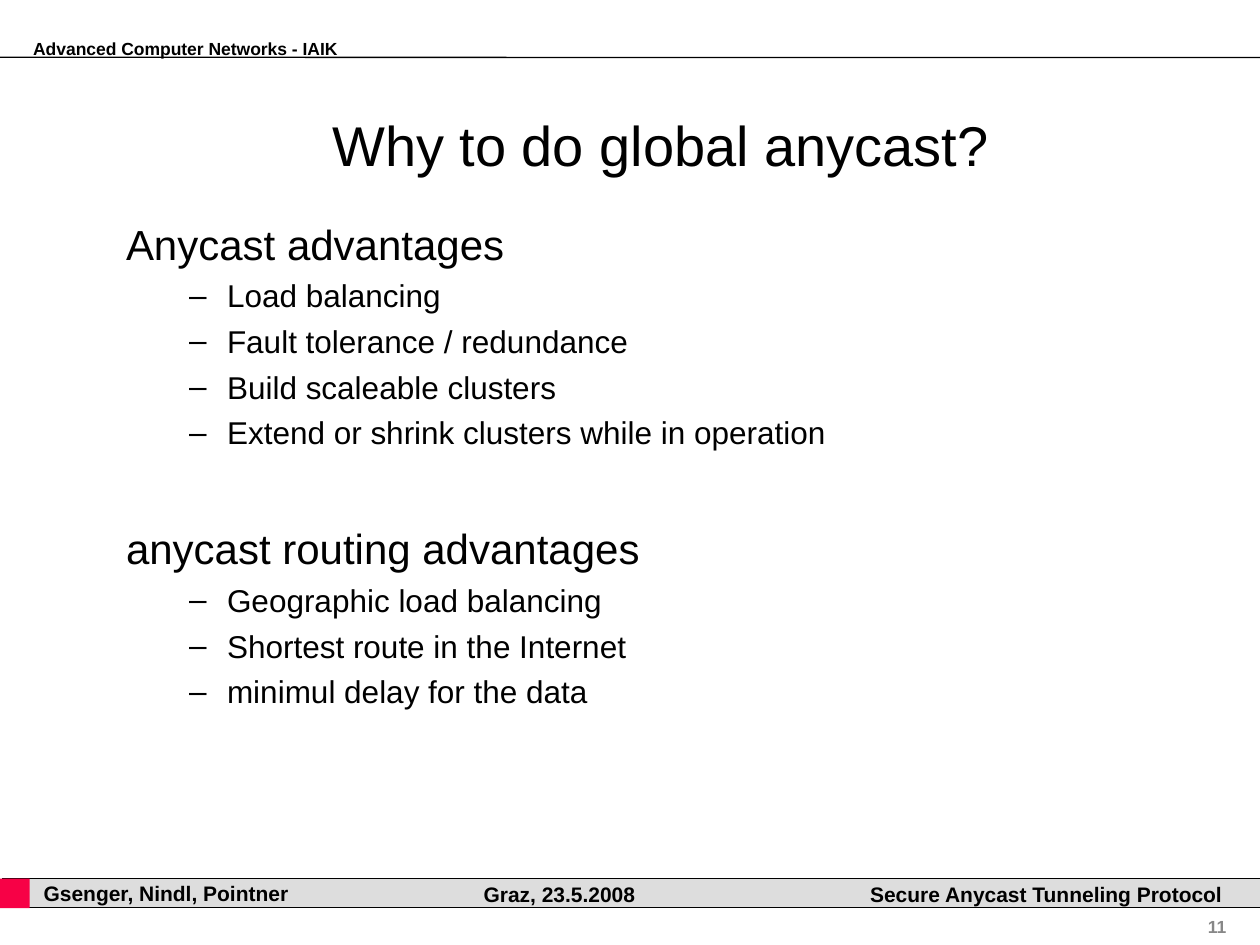
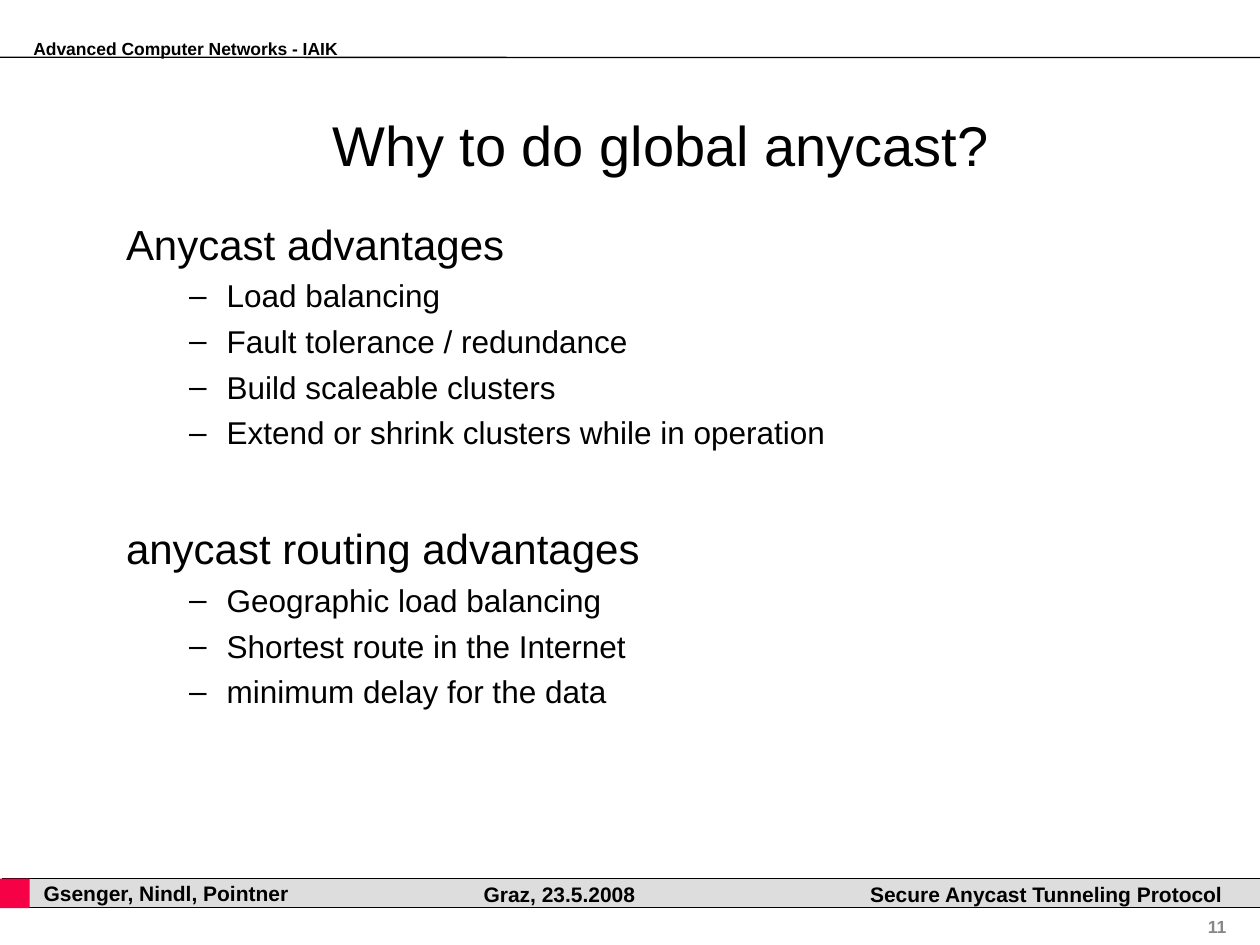
Before and after one commit to pyhedgehog/anytun, a slide deck: slide 11 of papers/acn.ppt. Drawn at 1260x945 pixels with LibreOffice and Linux fonts; fonts in the diff are those of the drawing; background and template pictures are left out. Boxes give left, top, right and bottom in pixels: in the first picture for what was removed or moved away, otherwise in the second. Text is boxed around its words. In the diff, an @@ line names an element or a change of style, - is before the commit and + after.

```diff
--- a/papers/acn.ppt
+++ b/papers/acn.ppt
@@ text at [227, 680, 606, 709]: text changed @@
-  – minimul delay for the data
+  – minimum delay for the data
```
Also in this commit, not shown: 7 other slides changed, 10 slides added.
